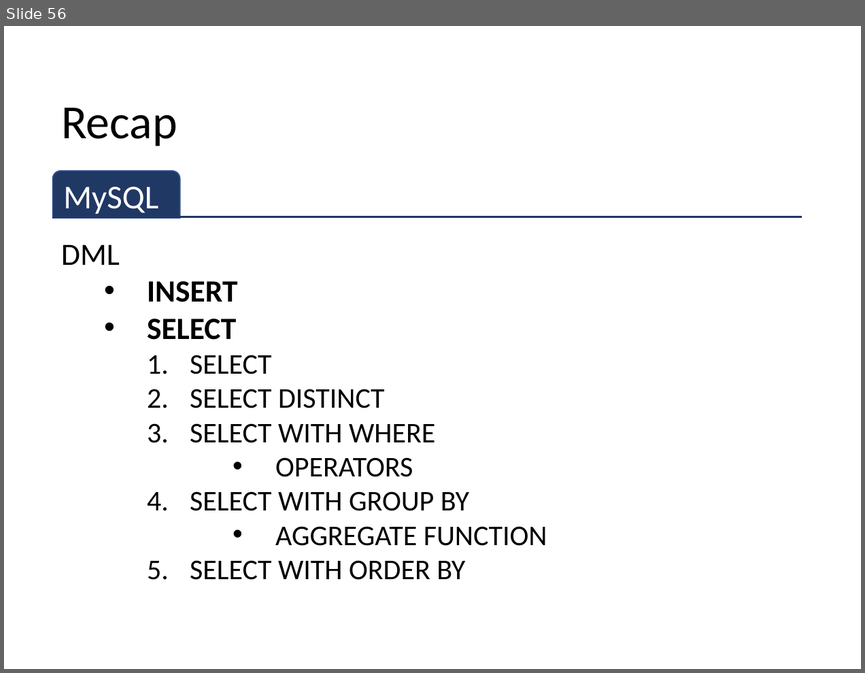
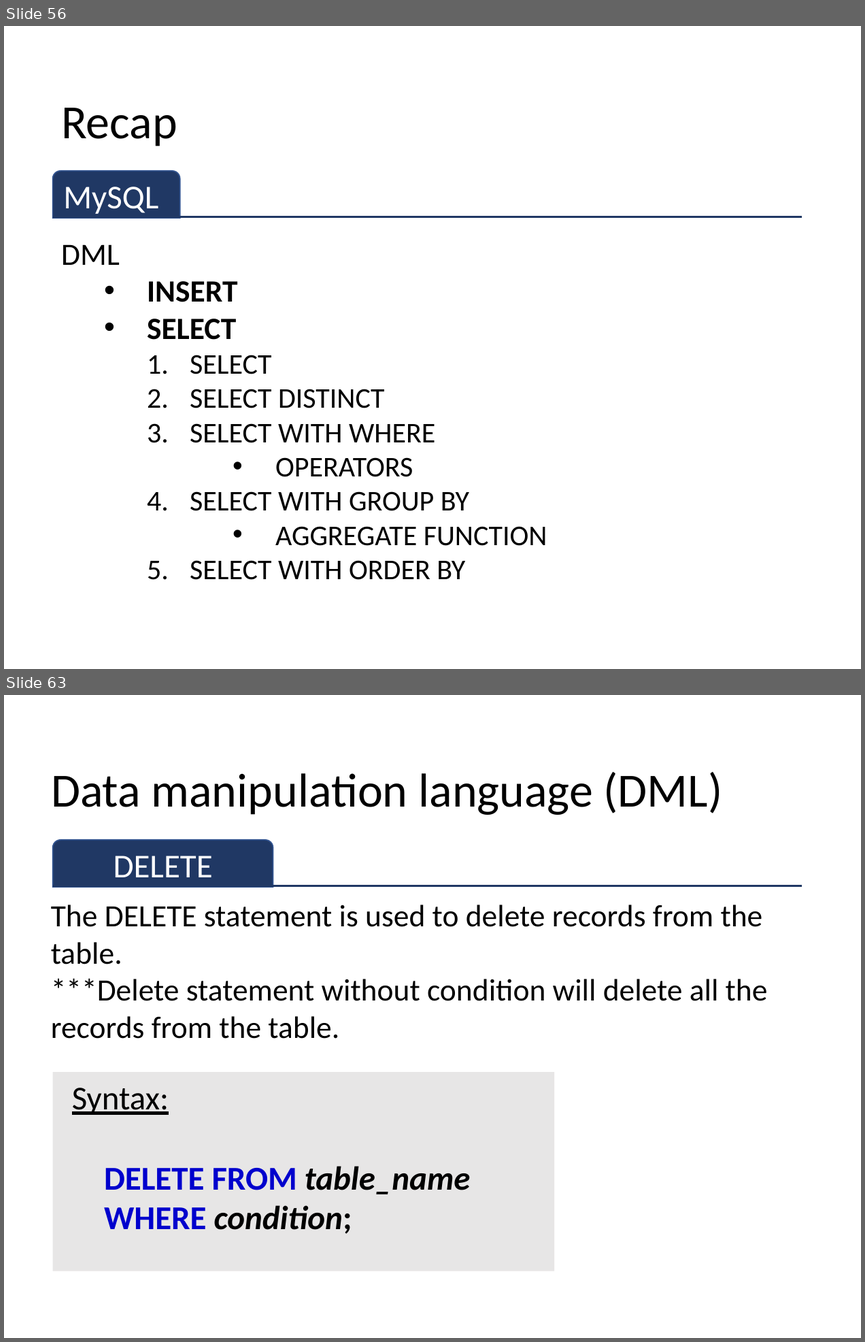
Before and after one commit to sitmbadept/sitmbadept.github.io, a slide deck: 2023/UNIT_2/Site/UNIT-2-PART-1.pptx. Shown one above the other, each under a label of ours: slide 56 before the commit, slides 56 and 63 after it; the slides between them are not shown. The pictures are 865x673 and 865x1342 pixels, drawn with LibreOffice and Linux fonts; fonts in the diff are those of the drawing. Boxes give left, top, right and bottom in pixels: in the first picture for what was removed or moved away, otherwise in the second. Text is boxed around its words. In the diff, an @@ line names an element or a change of style, - is before the commit and + after.

```diff
--- a/2023/UNIT_2/Site/UNIT-2-PART-1.pptx
+++ b/2023/UNIT_2/Site/UNIT-2-PART-1.pptx
@@ slide 63 added at (4,695,861,1338), background #FFFFFF @@
@@ title added at (51,772,723,815), 40 pt, text #000000 @@
+Data manipulation language (DML)
@@ round same rect added at (53,840,273,887), fill #203864, outline #325491 1 pt, 28 pt, text #FFFFFF @@
+DELETE
@@ line added from (53, 886) to (802, 886), #203864 1.5 pt @@
@@ text added at (51,904,768,1038), 26 pt, text #000000 @@
+The DELETE statement is used to delete records from the table.
+***Delete statement without condition will delete all the records from the table.
@@ rectangle added at (53,1072,554,1271), fill #E7E6E6, 28 pt, text #000000, bold @@
+Syntax:
+DELETE FROM table_name
+WHERE condition;
```
Also in this commit, not shown: 55 other slides added, 9 other files.
